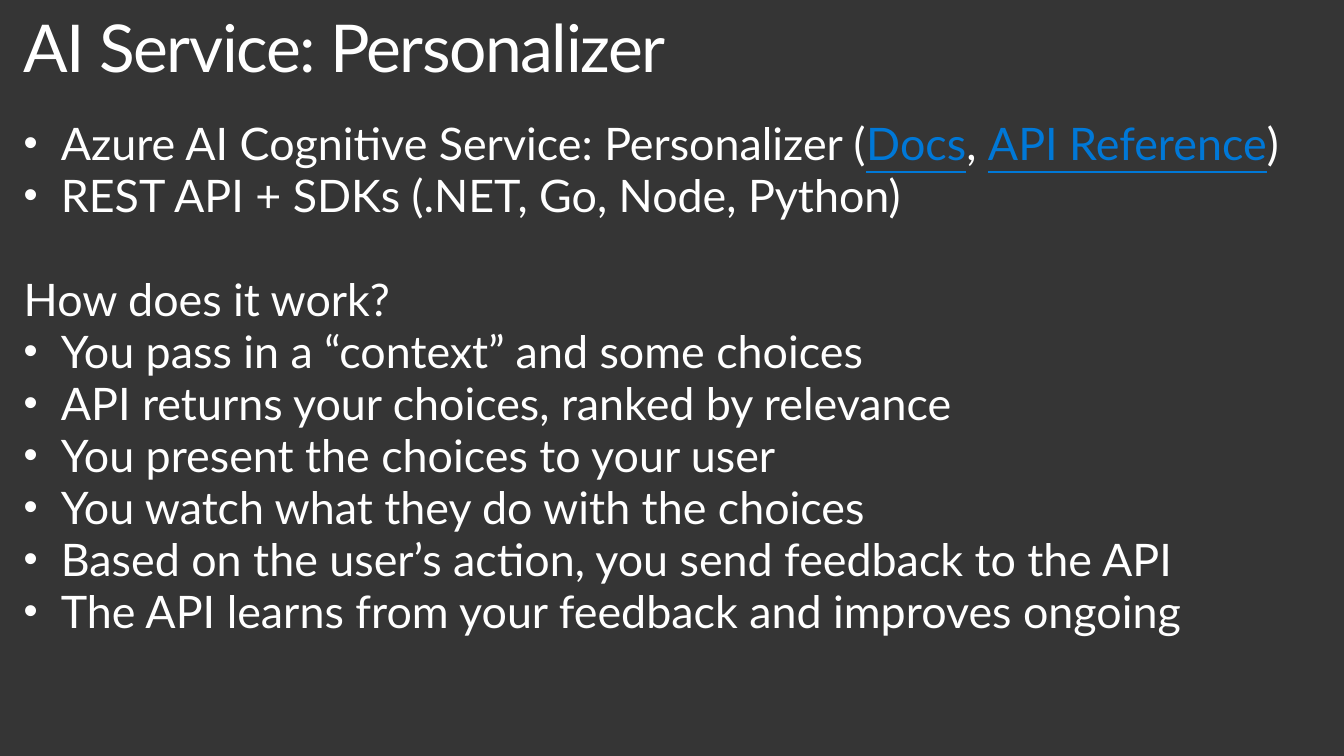
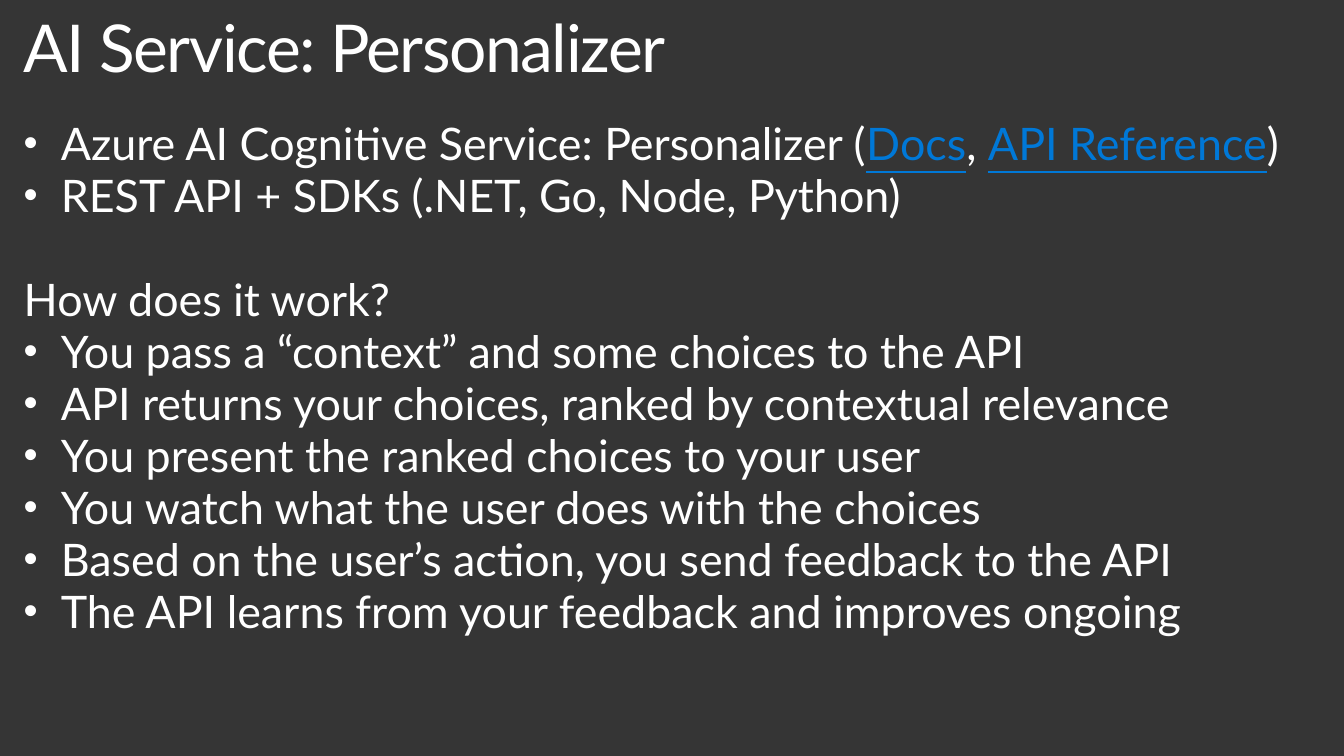
Before and after one commit to plzm/events, a slide deck: slide 11 of GraniteStateCodeCamp2019/gscc19-pelazem.pptx. Drawn at 1344x756 pixels with LibreOffice and Linux fonts; fonts in the diff are those of the drawing; background and template pictures are left out. Boxes give left, top, right and bottom in pixels: in the first picture for what was removed or moved away, otherwise in the second. Text is boxed around its words. In the diff, an @@ line names an element or a change of style, - is before the commit and + after.

```diff
--- a/GraniteStateCodeCamp2019/gscc19-pelazem.pptx
+++ b/GraniteStateCodeCamp2019/gscc19-pelazem.pptx
@@ text at (61,334,1169,525): text changed @@
-• You pass in a “context” and some choices
-• API returns your choices, ranked by relevance
-• You present the choices to your user
-• You watch what they do with the choices
+• You pass a “context” and some choices to the API
+• API returns your choices, ranked by contextual relevance
+• You present the ranked choices to your user
+• You watch what the user does with the choices
```
Also in this commit, not shown: 1 other slide changed, 4 slides added.
